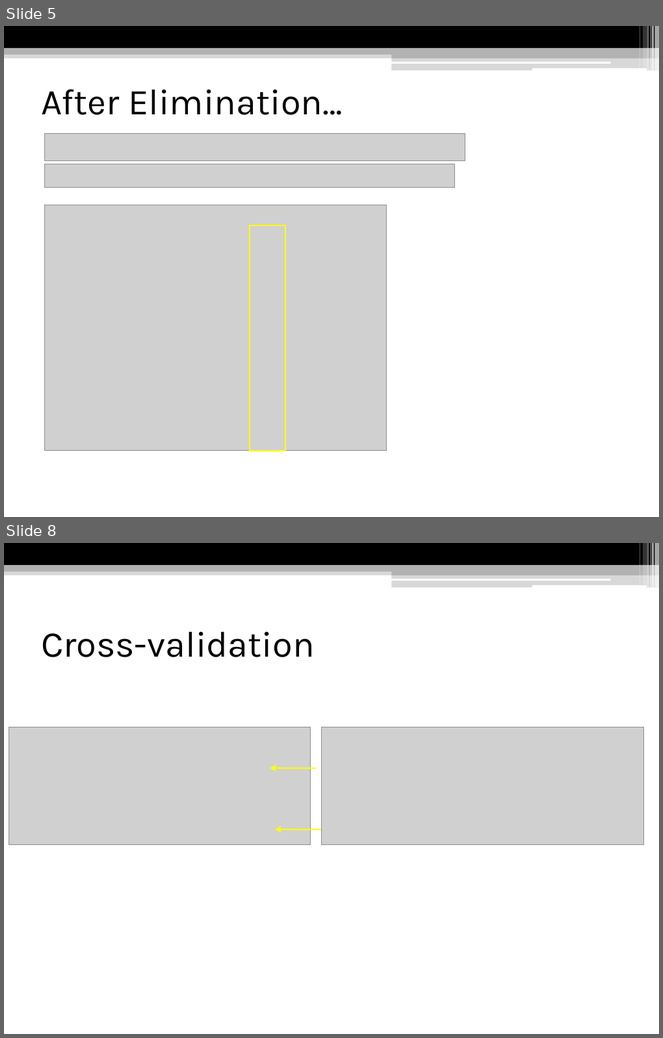
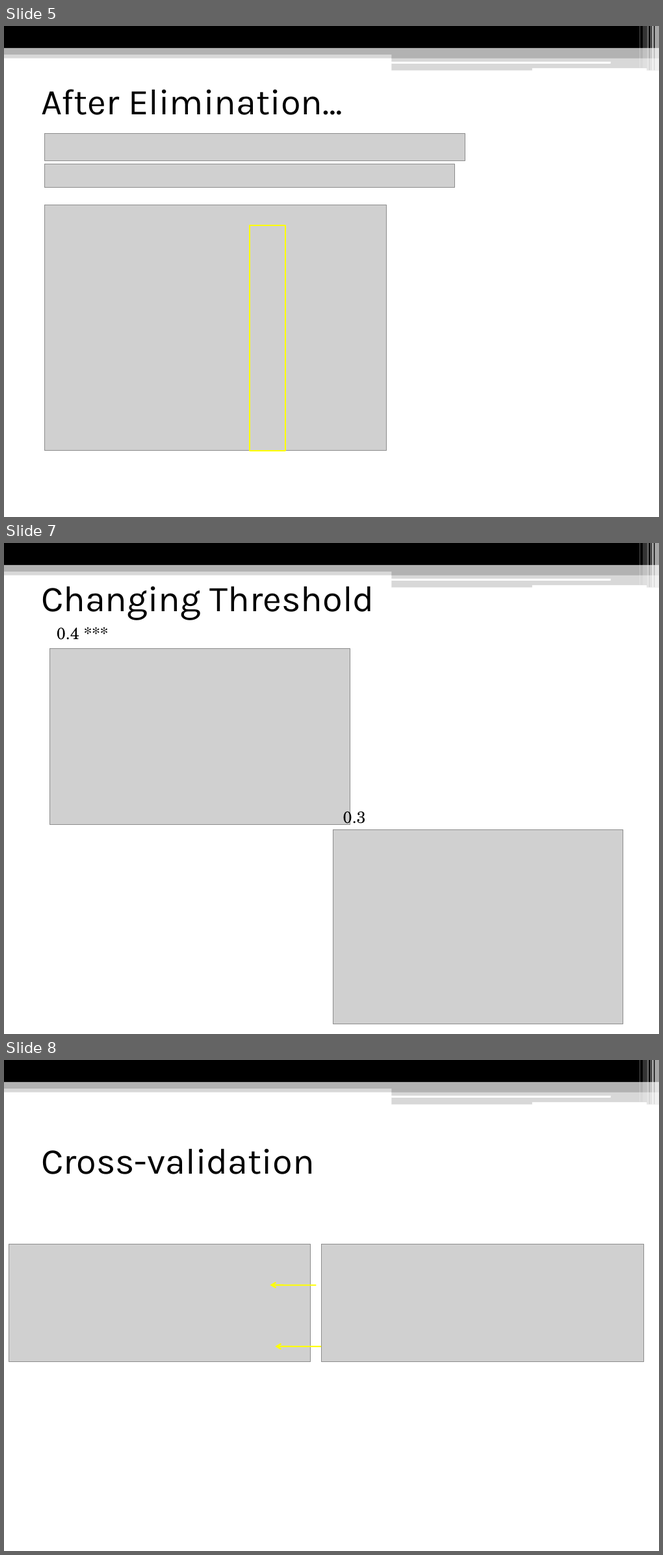
Before and after one commit to Kodluyoruz-Ankara-Veri-Bilimi/assignment_Beyza, a slide deck: homework3/Logistic Regression.pptx. Shown one above the other, each under a label of ours: slides 5 and 8 before the commit, slides 5, 7 and 8 after it; the slides between them are not shown. The pictures are 663x1038 and 663x1555 pixels, drawn with LibreOffice and Linux fonts; fonts in the diff are those of the drawing; grey boxes stand for pictures. Boxes give left, top, right and bottom in pixels: in the first picture for what was removed or moved away, otherwise in the second. Text is boxed around its words. In the diff, an @@ line names an element or a change of style, - is before the commit and + after.

```diff
--- a/homework3/Logistic Regression.pptx
+++ b/homework3/Logistic Regression.pptx
@@ slide 7 added at [4, 543, 659, 1034], background #FFFFFF; not listed: 13 template elements that a slide beside it also shows @@
@@ title added at [41, 586, 374, 620], 40 pt, text #000000 @@
+Changing Threshold
@@ text added at [57, 627, 79, 640], 18 pt, text #000000 @@
+0.4 ***
@@ picture added at [50, 648, 350, 824] @@
@@ text added at [343, 807, 366, 825], 18 pt, text #000000 @@
+0.3
@@ picture added at [334, 830, 624, 1025] @@
```
Also in this commit, not shown: 3 slides changed, 1 other slide added, 2 slides removed.
